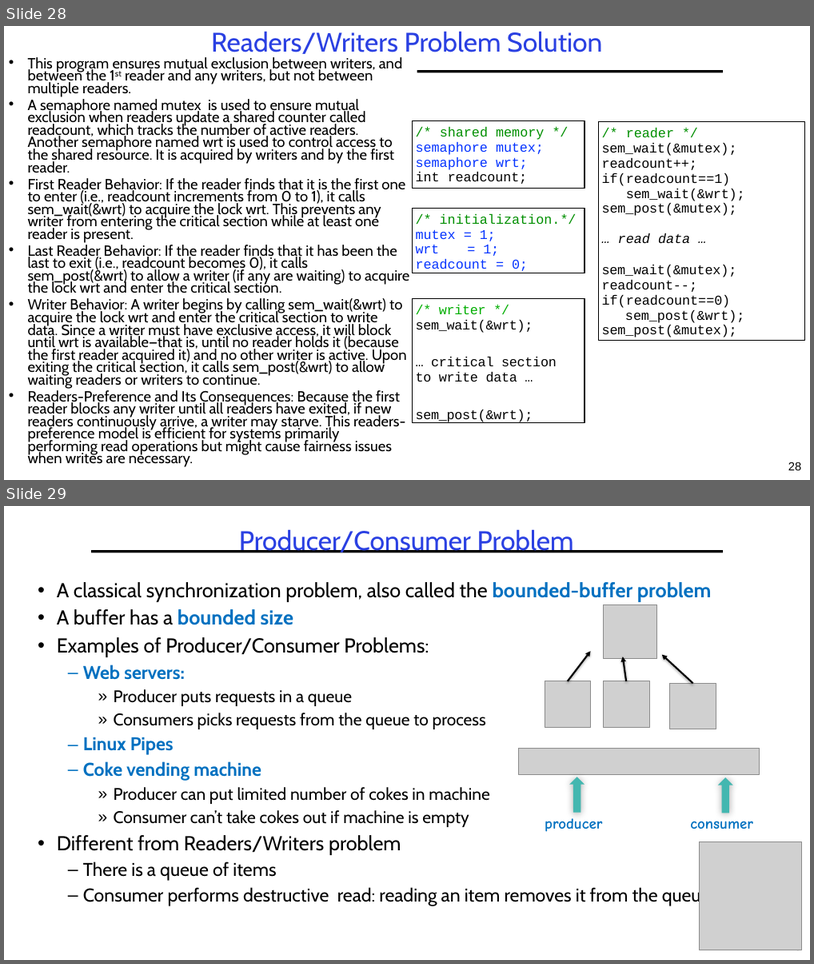
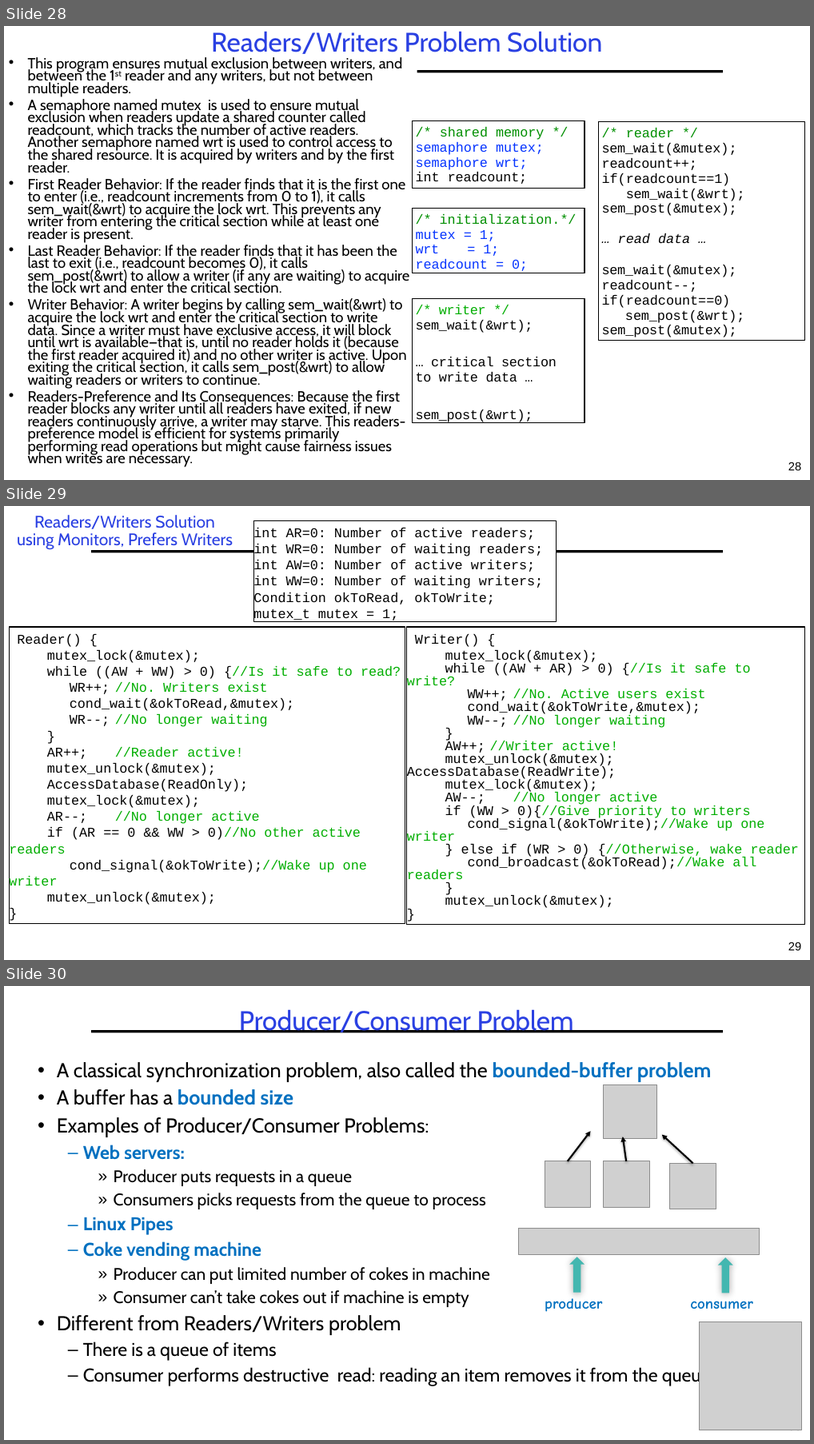
Before and after one commit to guhofstra/CSC256Fa25, a slide deck: PPTs/L3-Synchronization.pptx. Shown one above the other, each under a label of ours: slides 28 and 29 before the commit, slides 28, 29 and 30 after it. The pictures are 814x964 and 814x1444 pixels, drawn with LibreOffice and Linux fonts; fonts in the diff are those of the drawing; grey boxes stand for pictures. Boxes give left, top, right and bottom in pixels: in the first picture for what was removed or moved away, otherwise in the second. Text is boxed around its words. In the diff, an @@ line names an element or a change of style, - is before the commit and + after.

```diff
--- a/PPTs/L3-Synchronization.pptx
+++ b/PPTs/L3-Synchronization.pptx
@@ slide 29 added at (4, 506, 810, 960), background #FFFFFF; not listed: 1 template element that a slide beside it also shows @@
@@ title added at (17, 515, 233, 550), 20 pt, text #2A40E2 @@
+Readers/Writers Solution
+using Monitors, Prefers Writers
@@ rectangle added at (254, 520, 556, 621), fill #FFFFFF, outline #000000 1 pt, 16 pt, text #000000 @@
+int AR=0: Number of active readers;
+int WR=0: Number of waiting readers;
+int AW=0: Number of active writers;
+int WW=0: Number of waiting writers;
+Condition okToRead, okToWrite;
+mutex_t mutex = 1;
@@ rectangle added at (9, 627, 405, 924), outline #000000 1 pt, 16 pt, text #000000 @@
+Reader() {
+mutex_lock(&mutex);
+while ((AW + WW) > 0) {//Is it safe to read?
+WR++; //No. Writers exist
+cond_wait(&okToRead,&mutex);
+WR--; //No longer waiting
+}
+AR++; //Reader active!
+mutex_unlock(&mutex);
+AccessDatabase(ReadOnly);
+mutex_lock(&mutex);
+AR--; //No longer active
+if (AR == 0 && WW > 0)//No other active readers
+cond_signal(&okToWrite);//Wake up one writer
+mutex_unlock(&mutex);
+}
@@ rectangle added at (407, 627, 806, 924), fill #FFFFFF, outline #000000 1 pt, 16 pt, text #000000 @@
+Writer() {
+mutex_lock(&mutex);
+while ((AW + AR) > 0) {//Is it safe to write?
+WW++; //No. Active users exist
+cond_wait(&okToWrite,&mutex);
+WW--; //No longer waiting
+}
+AW++; //Writer active!
+mutex_unlock(&mutex); AccessDatabase(ReadWrite);
+mutex_lock(&mutex);
+AW--; //No longer active
+if (WW > 0){//Give priority to writers
+cond_signal(&okToWrite);//Wake up one writer
+} else if (WR > 0) {//Otherwise, wake reader
+cond_broadcast(&okToRead);//Wake all readers
+}
+mutex_unlock(&mutex);
+}
@@ page number added at (789, 941, 802, 950), 14 pt, text #000000 @@
+29
@@ what was slide 29 is now slide 30 @@
```
Also in this commit, not shown: 14 other files.
